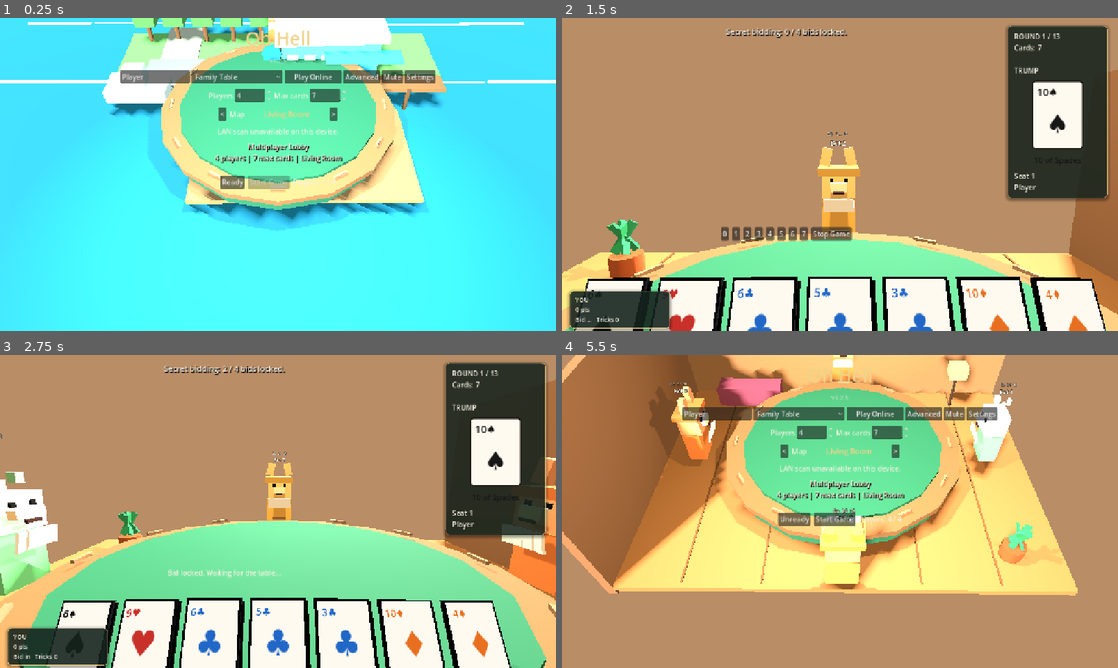
Above: before the commit, frames 1-4 (two rows, left to right).
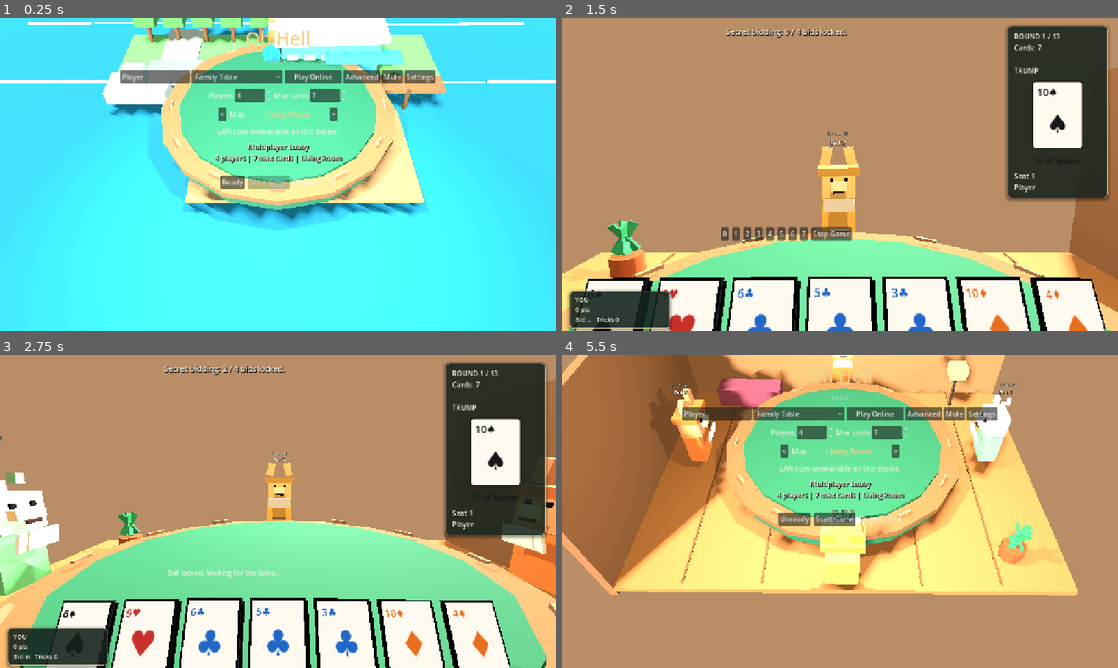
Above: after the commit, the same moments.

Repository: JordanOakFox/oh-hell-godot
Game: Godot game, scene res://scenes/main.tscn
Two runs of this game, one before a commit and one after it. Both use one fixed random seed, a clock stepped at 60 frames per second and the inputs below.
Inputs (mouse positions are in pixels of both pictures, inside the frame that each line leads up to):
- Up to frame 1 (0.25 s): no input
- Up to frame 2 (1.5 s): click "Ready" at 0.5 s; click "Start Game" at 1.25 s
- Up to frame 3 (2.75 s): click "0" at 2 s
- Up to frame 4 (5.5 s): tap Enter at 2.75 s; move the mouse to (962, 495) at 2.77 s; tap E at 2.85, 3.6 s; click (962, 495) at 2.92 s; move the mouse to (812, 511) at 3.52 s; click (812, 511) at 3.67 s; click "Stop Game" at 4.25 s; click "Ready" at 5 s

The runs differ from the first frame. In frame 1, 0.7% of the frame differs, in the area x 18-81%, y 0-68%; in frame 2, 0.9%; in frame 3, 1.0%; in frame 4, 2.5%, in the area x 0-93%, y 0-77%.

Commit message:
Limit table sway to pirate map

Diff:
--- a/scripts/main.gd
+++ b/scripts/main.gd
@@ -1,7 +1,7 @@
 extends Control
 
 const STARTING_NAMES := ["Player 1", "Player 2", "Player 3", "Player 4"]
-const GAME_VERSION := "0.2.5"
+const GAME_VERSION := "0.2.6"
 const ANIMAL_IDS := ["bunny", "lizard", "lion", "tiger", "bear", "fox", "dog", "cat"]
 const ANIMAL_NAMES := {
 	"bunny": "Bunny",
--- a/scripts/table_view_3d.gd
+++ b/scripts/table_view_3d.gd
@@ -83,10 +83,14 @@
 func _process(delta: float) -> void:
 	time += delta
 	if ship_root:
-		var bob_strength := 0.06 if current_map_id == "pirate" else 0.018
-		ship_root.position.y = sin(time * 1.35) * bob_strength
-		ship_root.rotation_degrees.z = sin(time * 0.9) * (1.6 if current_map_id == "pirate" else 0.25)
-		ship_root.rotation_degrees.x = cos(time * 0.7) * (1.1 if current_map_id == "pirate" else 0.18)
+		if current_map_id == "pirate":
+			ship_root.position.y = sin(time * 1.35) * 0.06
+			ship_root.rotation_degrees.z = sin(time * 0.9) * 1.6
+			ship_root.rotation_degrees.x = cos(time * 0.7) * 1.1
+		else:
+			ship_root.position.y = 0.0
+			ship_root.rotation_degrees.z = 0.0
+			ship_root.rotation_degrees.x = 0.0
 	_animate_waves()
 	_animate_flag()
 	_animate_seats()
Not shown, changed: export_presets.cfg
